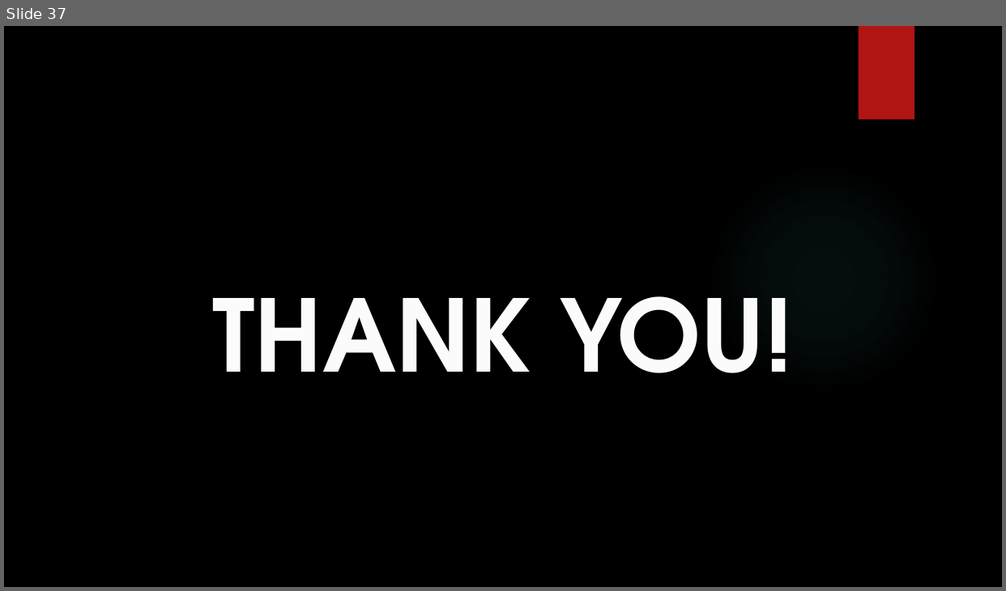
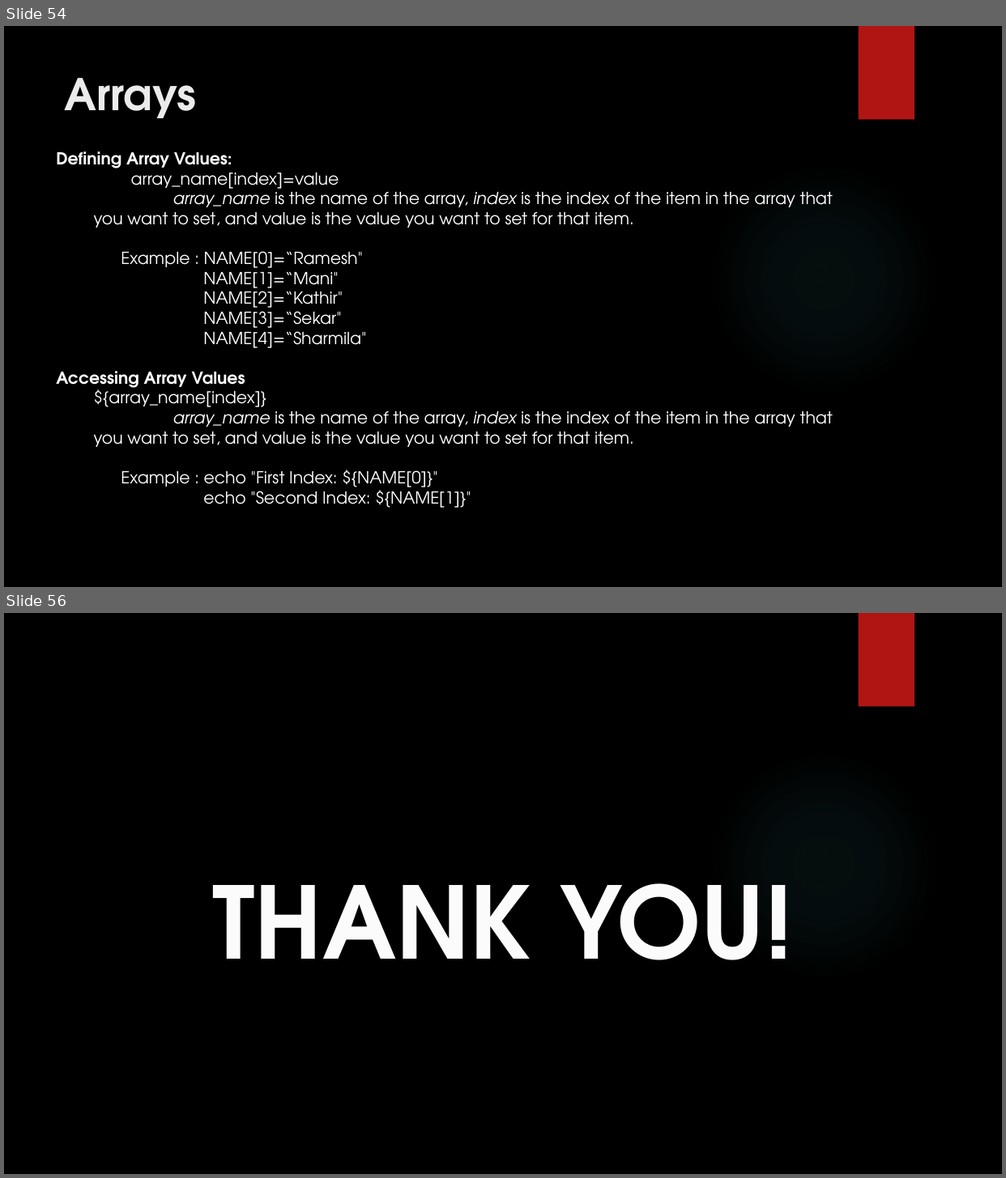
Before and after one commit to RaghulRameshTrainer/mobily_infotech, a slide deck: UnixShellScripting.pptx. Shown one above the other, each under a label of ours: slide 37 before the commit, slides 54 and 56 after it; the slides between them are not shown. The pictures are 1006x591 and 1006x1178 pixels, drawn with LibreOffice and Linux fonts; fonts in the diff are those of the drawing; background and template pictures are left out. Boxes give left, top, right and bottom in pixels: in the first picture for what was removed or moved away, otherwise in the second. Text is boxed around its words. In the diff, an @@ line names an element or a change of style, - is before the commit and + after.

```diff
--- a/UnixShellScripting.pptx
+++ b/UnixShellScripting.pptx
@@ slide 54 added at <box>4,26,1002,587</box>, background picture (left out); not listed: 2 template elements that a slide beside it also shows @@
@@ title added at <box>65,78,196,118</box>, 42 pt, text #EBEBEB, bold @@
+Arrays
@@ text added at <box>56,152,833,508</box>, 16 pt, text #FFFFFF @@
+Defining Array Values:
+  array_name[index]=value
+  array_name is the name of the array, index is the index of the item in the array that you want to set, and value is the value you want to set for that item.
+  Example : NAME[0]=“Ramesh"
+  NAME[1]=“Mani"
+  NAME[2]=“Kathir"
+  NAME[3]=“Sekar"
+  NAME[4]=“Sharmila"
+Accessing Array Values
+  ${array_name[index]}
+  array_name is the name of the array, index is the index of the item in the array that you want to set, and value is the value you want to set for that item.
+  Example : echo "First Index: ${NAME[0]}"
+  echo "Second Index: ${NAME[1]}"
@@ what was slide 37 is now slide 56 @@
```
Also in this commit, not shown: 1 slide changed, 25 other slides added, 7 slides removed.
